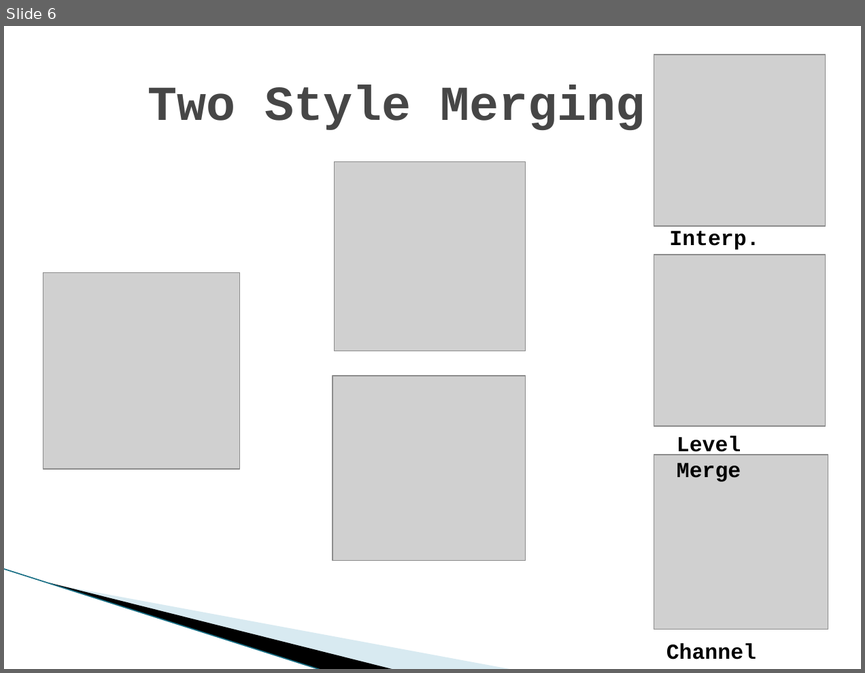
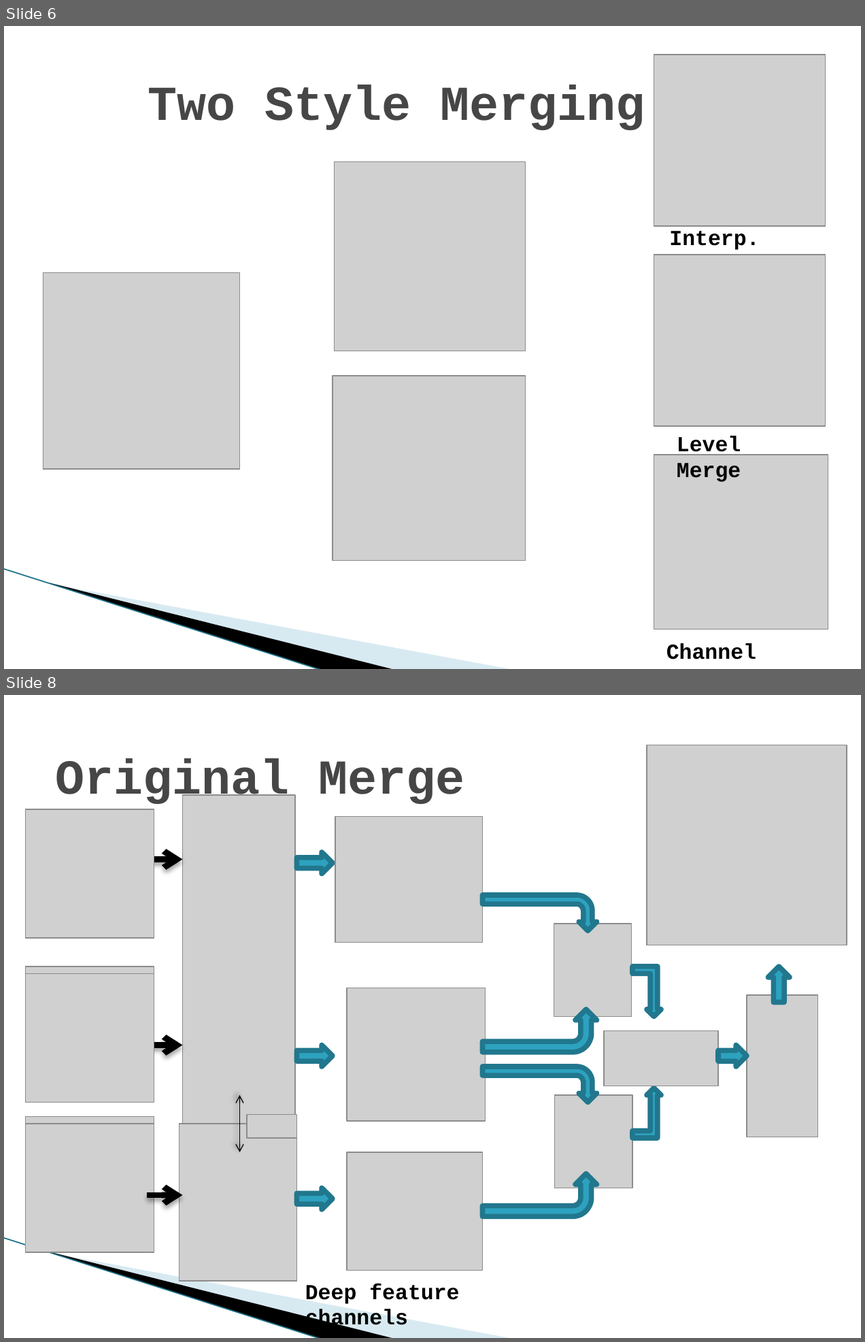
Before and after one commit to eyalw711/universal_style_transfer, a slide deck: ppt/Universal Style transfer via Feature Transform.pptx. Shown one above the other, each under a label of ours: slide 6 before the commit, slides 6 and 8 after it; the slides between them are not shown. The pictures are 865x673 and 865x1342 pixels, drawn with LibreOffice and Linux fonts; fonts in the diff are those of the drawing; grey boxes stand for pictures; background and template pictures are left out. Boxes give left, top, right and bottom in pixels: in the first picture for what was removed or moved away, otherwise in the second. Text is boxed around its words. In the diff, an @@ line names an element or a change of style, - is before the commit and + after.

```diff
--- a/ppt/Universal Style transfer via Feature Transform.pptx
+++ b/ppt/Universal Style transfer via Feature Transform.pptx
@@ slide 8 added at (4, 695, 861, 1338), background #FFFFFF; not listed: 3 template elements that a slide beside it also shows @@
@@ picture added at (647, 745, 847, 945) @@
@@ title added at (55, 759, 465, 807), 41 pt, text #464646, bold @@
+Original Merge
@@ picture added at (182, 795, 294, 1123) @@
@@ picture added at (26, 809, 154, 938) @@
@@ picture added at (334, 817, 482, 943) @@
@@ right arrow added at (297, 852, 333, 873), fill #2DA2BF, outline #21788D 4.33 pt @@
@@ arrow added from (147, 860) to (182, 860), #000000 5 pt @@
@@ bent arrow added at (483, 895, 596, 931), fill #2DA2BF, outline #21788D 4.33 pt @@
@@ picture added at (554, 923, 632, 1016) @@
@@ picture added at (26, 966, 154, 1095) @@
@@ picture added at (26, 974, 154, 1102) @@
@@ bent up arrow added at (632, 966, 660, 1016), fill #2DA2BF, outline #21788D 4.33 pt @@
@@ right arrow added at (768, 966, 789, 1002), fill #2DA2BF, outline #21788D 4.33 pt @@
@@ picture added at (347, 988, 485, 1121) @@
@@ picture added at (747, 995, 818, 1137) @@
@@ bent arrow added at (483, 1009, 596, 1052), fill #2DA2BF, outline #21788D 4.33 pt @@
@@ picture added at (604, 1031, 718, 1087) @@
@@ arrow added from (147, 1045) to (182, 1045), #000000 5 pt @@
@@ right arrow added at (297, 1045, 333, 1066), fill #2DA2BF, outline #21788D 4.33 pt @@
@@ right arrow added at (718, 1045, 746, 1066), fill #2DA2BF, outline #21788D 4.33 pt @@
@@ bent arrow added at (483, 1066, 596, 1102), fill #2DA2BF, outline #21788D 4.33 pt @@
@@ double arrow added from (239, 1095) to (239, 1152), #000000 0.75 pt @@
@@ picture added at (555, 1095, 633, 1187) @@
@@ bent up arrow added at (632, 1087, 660, 1137), fill #2DA2BF, outline #21788D 4.33 pt @@
@@ picture added at (26, 1117, 154, 1245) @@
@@ picture added at (247, 1114, 296, 1137) @@
@@ picture added at (26, 1123, 154, 1252) @@
@@ picture added at (179, 1123, 296, 1280) @@
@@ picture added at (347, 1152, 482, 1270) @@
@@ bent arrow added at (483, 1174, 596, 1217), fill #2DA2BF, outline #21788D 4.33 pt @@
@@ arrow added from (147, 1195) to (182, 1195), #000000 5 pt @@
@@ right arrow added at (297, 1187, 333, 1209), fill #2DA2BF, outline #21788D 4.33 pt @@
@@ text added at (305, 1283, 459, 1331), 18 pt, text #000000, bold @@
+Deep feature channels
```
Also in this commit, not shown: 1 slide changed, 2 other slides added.
